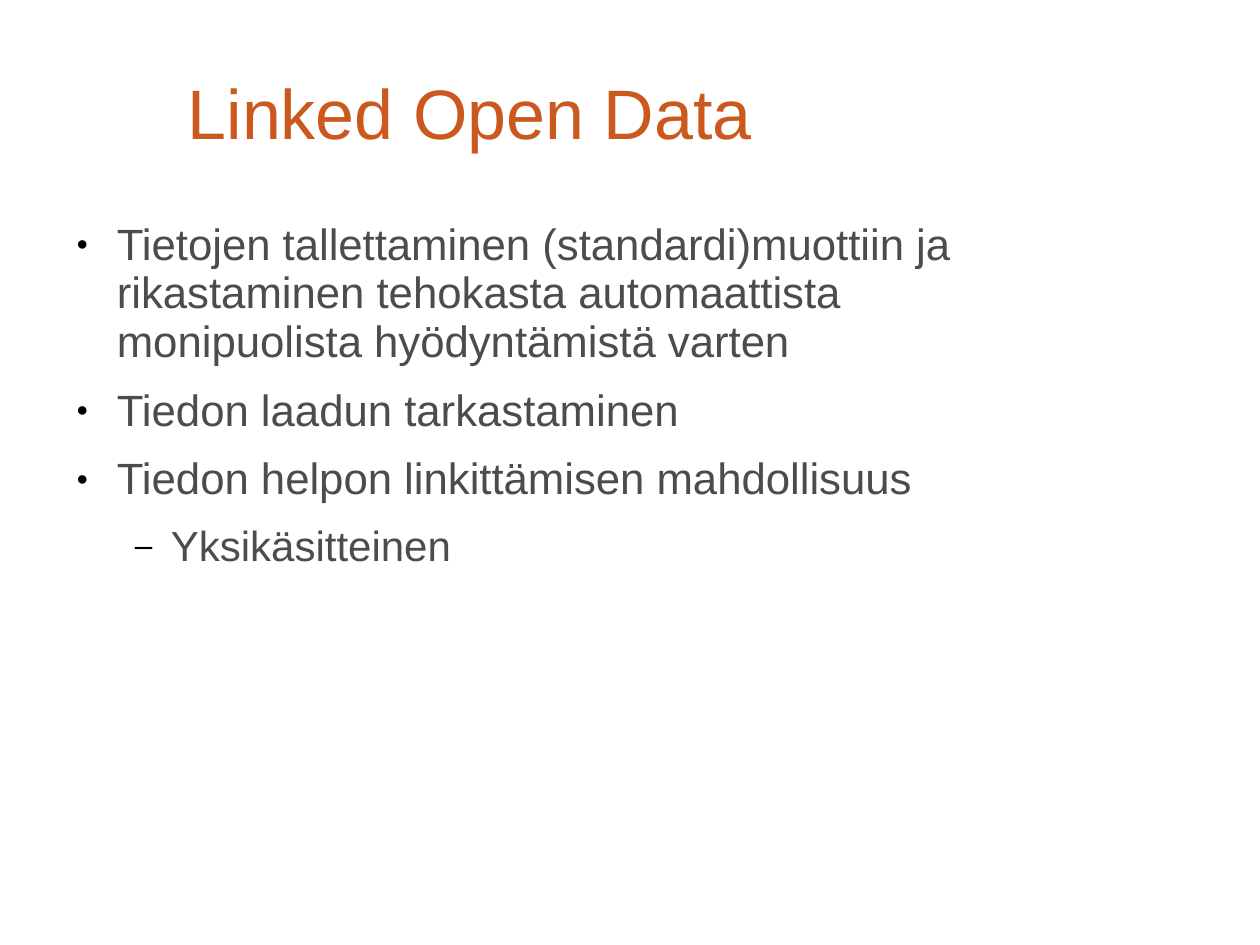
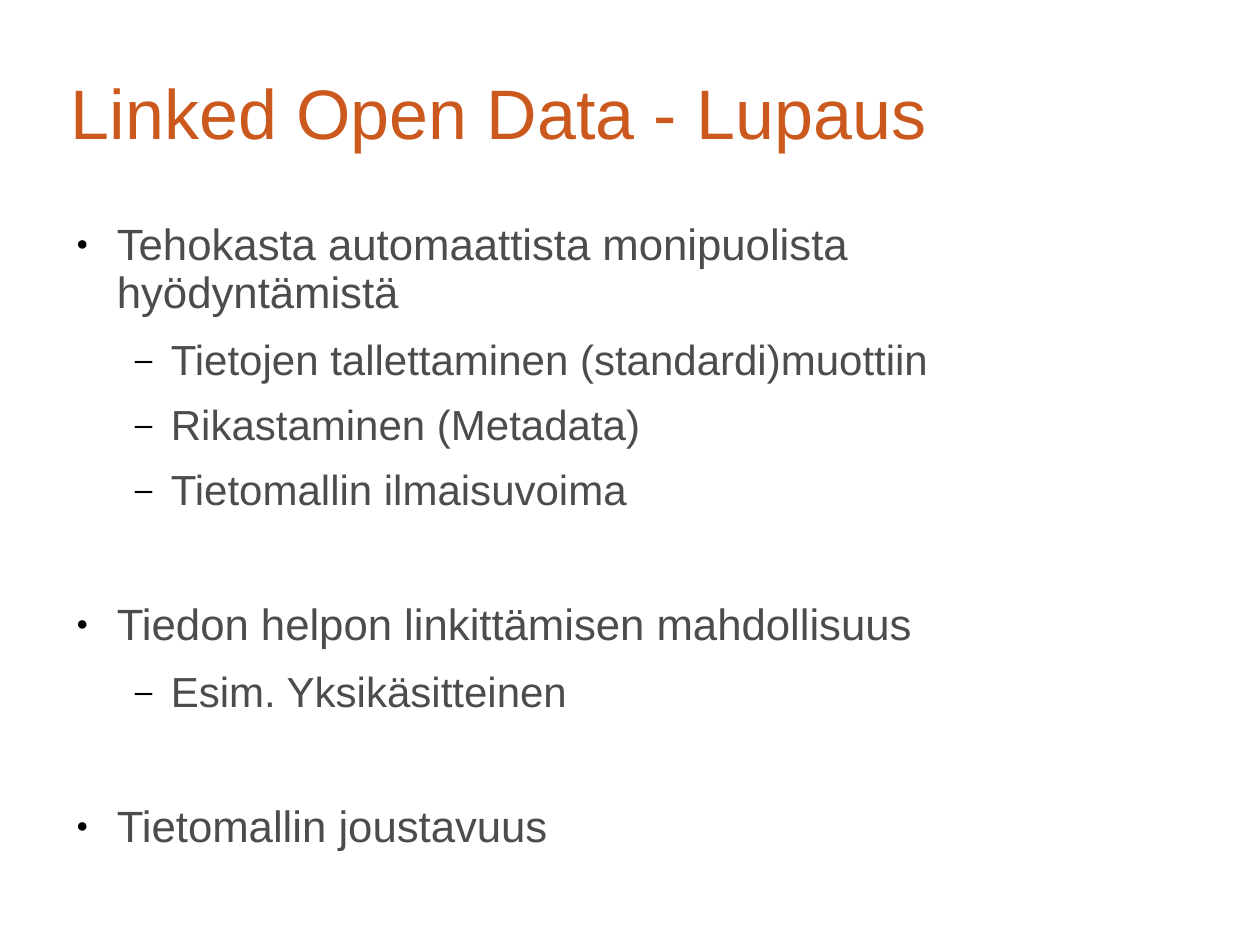
Before and after one commit to mysema/aluesarjat, a slide deck: slide 3 of doc/LOD.pptx (slide 4 before the commit). Drawn at 1260x945 pixels with LibreOffice and Linux fonts; fonts in the diff are those of the drawing; background and template pictures are left out. Boxes give left, top, right and bottom in pixels: in the first picture for what was removed or moved away, otherwise in the second. Text is boxed around its words. In the diff, an @@ line names an element or a change of style, - is before the commit and + after.

```diff
--- a/doc/LOD.pptx
+++ b/doc/LOD.pptx
@@ title at [71,88,927,152]: text changed @@
-Linked Open Data
+Linked Open Data - Lupaus
@@ text at [117,228,928,506]: text changed; size 25 to 24 pt @@
-● Tietojen tallettaminen (standardi)muottiin ja rikastaminen tehokasta automaattista monipuolista hyödyntämistä varten
-● Tiedon laadun tarkastaminen
+● Tehokasta automaattista monipuolista hyödyntämistä
+  – Tietojen tallettaminen (standardi)muottiin
+  – Rikastaminen (Metadata)
+  – Tietomallin ilmaisuvoima
@@ text at [117,676,567,851]: text changed; size 24 to 25 pt @@
-  – Yksikäsitteinen
+  – Esim. Yksikäsitteinen
+● Tietomallin joustavuus
```
Also in this commit, not shown: 10 other slides changed, 3 slides added, 1 slide removed.
